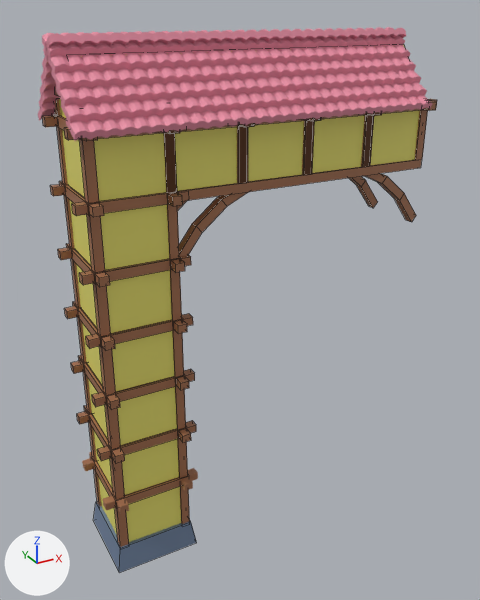
A saved change to the Blender file Blender/Builds/building#5.blend.
Both versions are drawn from a 50 mm lens placed at (-19.1, -57.7, 52.7), pointed at (12.9, 0.5, 23.6). The axes (+X, +Y, +Z) are drawn at lower left. The lights are the same throughout. Mesh edges are drawn as thin lines on the coarser meshes.

The older version as bpy lines, for what is in view:
```python
me_cube_006 = bpy.data.meshes.new('Cube.006')
me_cube_006.from_pydata(...)  # 112 vertices, 84 faces; spans x -1.37..1.37, y -1.37..1.37, z -1.0..1.03
# faces by material slot: [80, 4]
me_cube_006.materials.append(mat_wood)  # brown #a16d4e
me_cube_006.materials.append(mat_wall)  # yellow #e7e06d
me_cube_008 = bpy.data.meshes.new('Cube.008')
me_cube_008.from_pydata(...)  # 112 vertices, 84 faces; spans x -1.37..1.37, y -1.37..1.37, z -1.0..1.03
# faces by material slot: [80, 4]
me_cube_008.materials.append(mat_wood_002)  # brown #a16d4e
me_cube_008.materials.append(mat_wall_002)  # yellow #e7e06d
me_cube_013 = bpy.data.meshes.new('Cube.013')
me_cube_013.from_pydata(...)  # a box spanning x -1.0..37.6, y -1.0..1.0, z -1.0..1.0
ob_graplle = bpy.data.objects.new('Graplle', me_cube_013)
ob_graplle.location = (-4.5, 0.0, 43.5)
ob_graplle.scale = (1.0, 6.57, 0.676)
ob_graplle.hide_set(True)
ob_side_tower = bpy.data.objects.new('side tower', me_cube_008)
ob_side_tower.location = (7.1, 0.0, 40.8)
ob_side_tower.scale = (3.79, 3.79, 3.06)
_m = ob_side_tower.modifiers.new('Array', 'ARRAY')
_m.count = 4
_m.relative_offset_displace = (0.7, 0.0, 0.0)
ob_tower = bpy.data.objects.new('tower', me_cube_006)
ob_tower.location = (0.0, 0.0, 9.7)
ob_tower.scale = (3.79, 3.79, 3.06)
_m = ob_tower.modifiers.new('Array', 'ARRAY')
_m.count = 6
_m.relative_offset_displace = (0.0, 0.0, 1.0)
# also in view: 'stone bottom' at (0.0, 0.0, -1.1); 'support beams.001' at (18.5, 0.0, 34.2); 'roof tiles' at (13.2, 0.0, 47.1); 'wall1' at (0.0, 0.0, 3.0); 'block sepeeeereator' at (0.0, 0.0, 6.1)
```
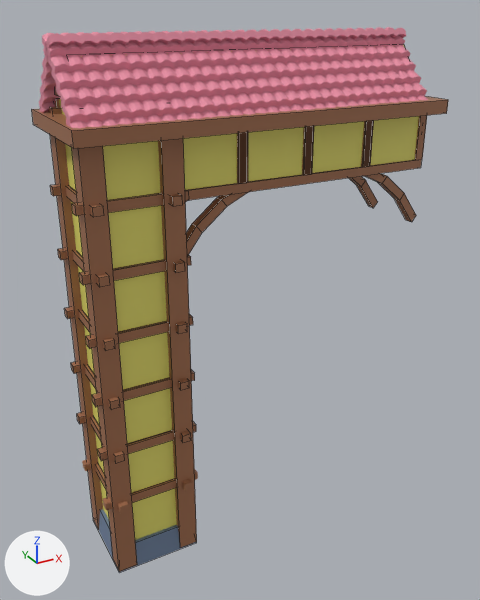
Where the change shows, as pixel boxes [x1, y1, x2, y2] in the pictures (480 x 600 px):
'Graplle', shown (brown)
    after: [32, 96, 448, 572]
part 1 of me_cube_013, added (brown)
    after: [48, 107, 103, 530]
part 2 of me_cube_013, added (brown)
    after: [158, 138, 197, 548]
part 3 of me_cube_013, added (brown)
    after: [72, 146, 137, 572]
part 4 of me_cube_013, recoloured (brown)
    after: [32, 96, 448, 149]

The change in detail:
Material 'wood.003' (mat_wood_003) is new.
Its base color is (0.359, 0.153, 0.0752) (brown #a26d4e).
me_cube_013 is used by ob_graplle; location (-4.5, 0.0, 43.5); scale (1.0, 6.57, 0.676).
me_cube_013 had 8 vertices, 6 faces and spanned x -1.0..37.6, y -1.0..1.0, z -1.0..1.0.
me_cube_013 now has 40 vertices, 30 faces and spans x -1.0..37.6, y -1.0..1.0, z -67.9..1.7.
me_cube_013 part 1: a new loose piece, a box spanning x -0.07..1.94, y 0.39..0.69, z -67.93..1.7, in mat_wood_003 (brown #a16d4e).
me_cube_013 part 2: a new loose piece, a box spanning x 7.05..9.06, y -0.69..-0.39, z -67.93..1.7, in mat_wood_003 (brown #a16d4e).
me_cube_013 part 3: a new loose piece, a box spanning x -0.07..1.94, y -0.69..-0.39, z -67.93..1.7, in mat_wood_003 (brown #a16d4e).
me_cube_013 part 4: 6 faces spanning x -1.0..37.6, y -1.0..1.0, z -1.0..1.0 switch from no material to mat_wood_003 (brown #a16d4e).
Object 'Graplle' (ob_graplle) is now shown.
